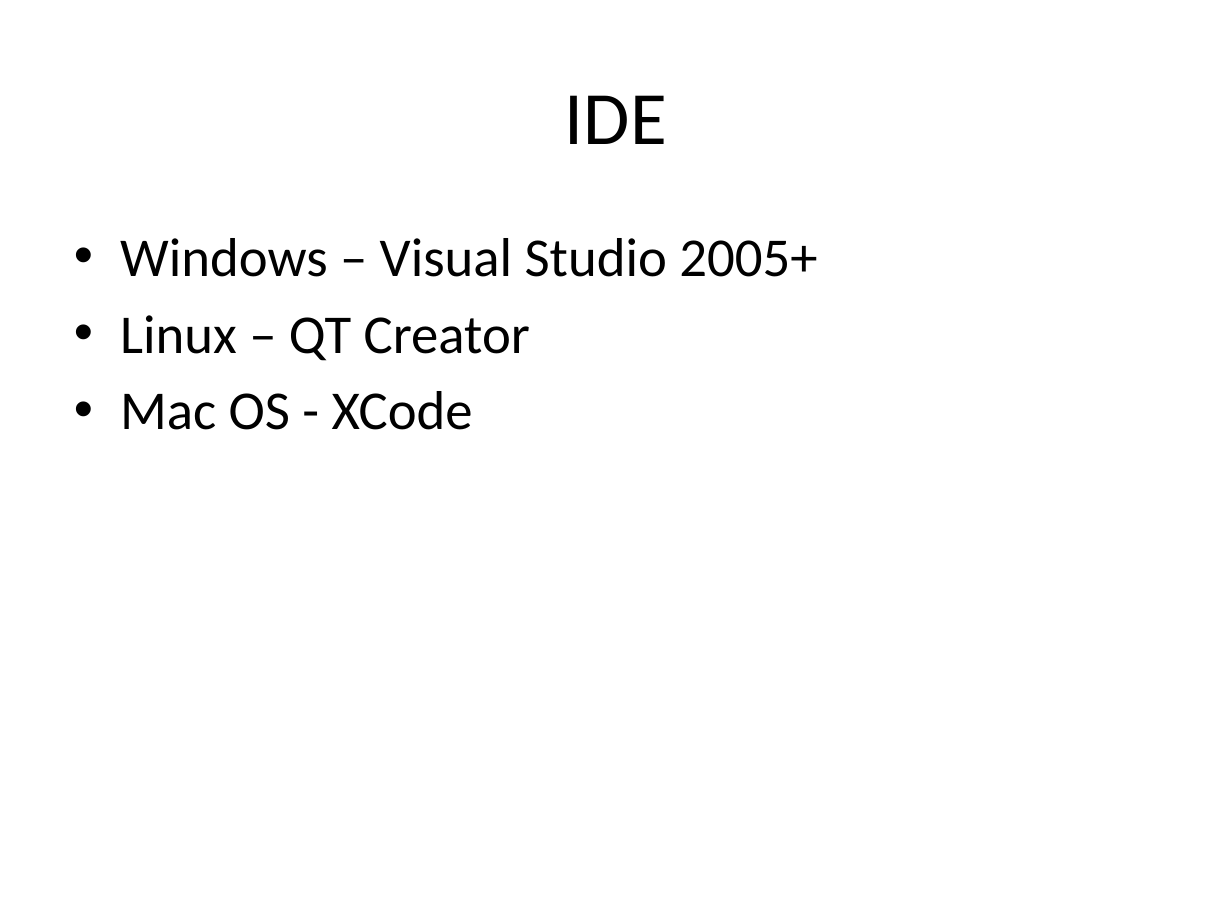
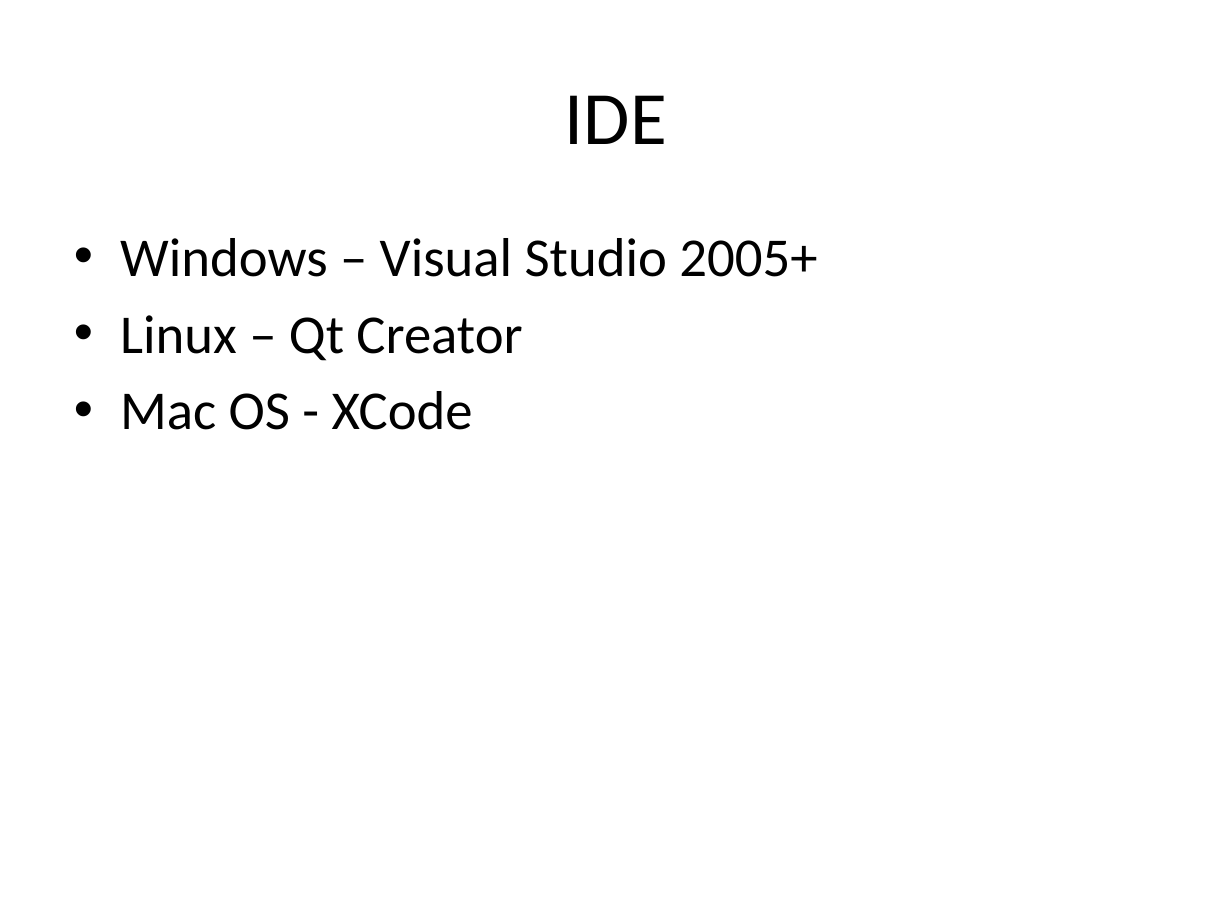
Before and after one commit to tscherkas/cpp_craft_1013, a slide deck: slide 7 of lections/cpp_craft_lec_1_part_1_v1_2.pptx. Drawn at 1232x924 pixels with LibreOffice and Linux fonts; fonts in the diff are those of the drawing. Boxes give left, top, right and bottom in pixels: in the first picture for what was removed or moved away, otherwise in the second. Text is boxed around its words. In the diff, an @@ line names an element or a change of style, - is before the commit and + after.

```diff
--- a/lections/cpp_craft_lec_1_part_1_v1_2.pptx
+++ b/lections/cpp_craft_lec_1_part_1_v1_2.pptx
@@ text at box(120, 315, 522, 361): text changed @@
-• Linux – QT Creator
+• Linux – Qt Creator
```
Also in this commit, not shown: 2 other slides changed, 6 other files.
